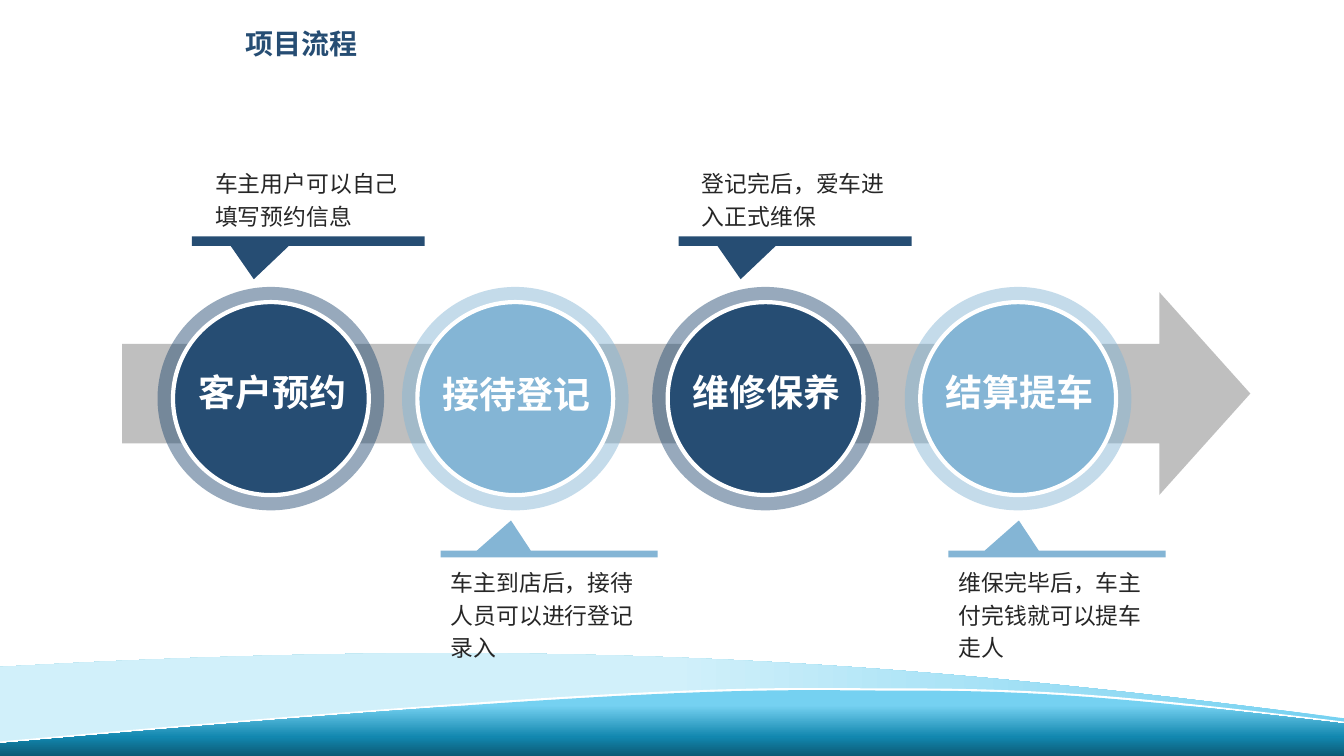
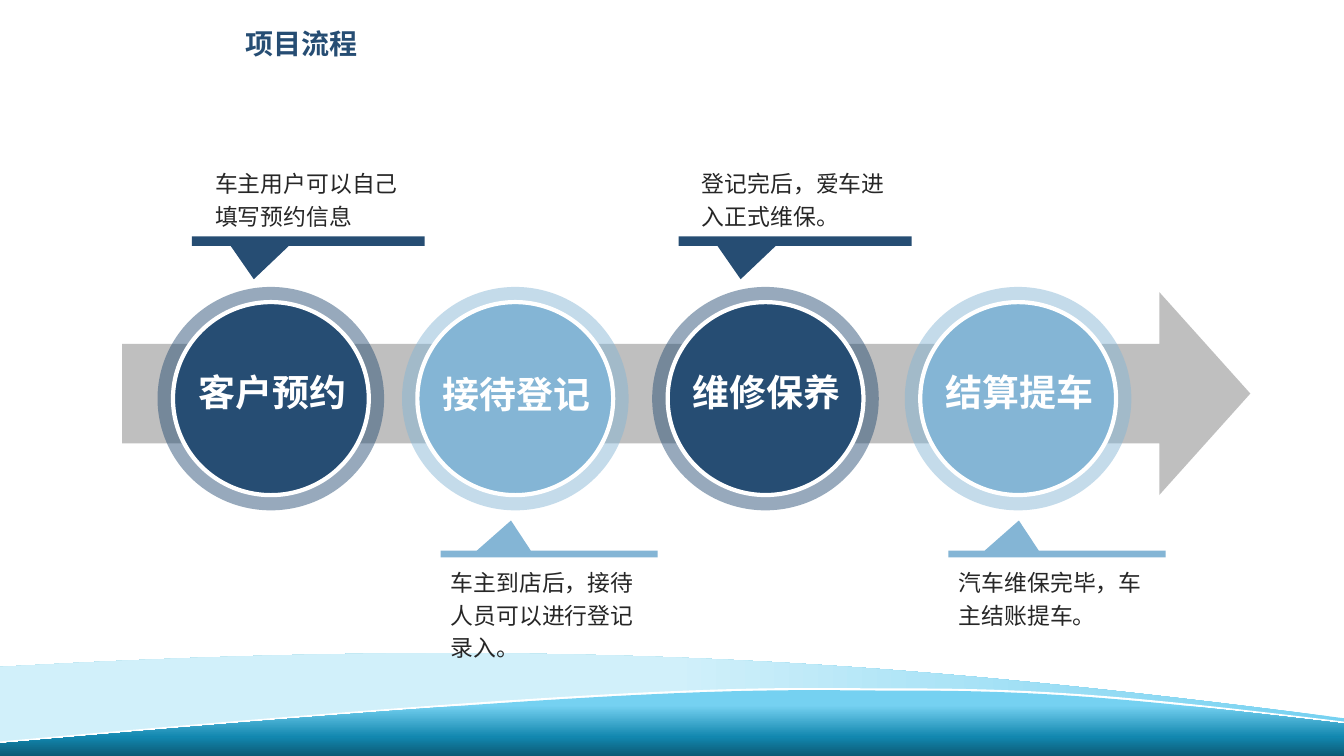
Before and after one commit to GZWgssmart/AutoPlatform, a slide deck: slide 14 of documents/创意科技-项目答辩.pptx. Drawn at 1344x756 pixels with LibreOffice and Linux fonts; fonts in the diff are those of the drawing; background and template pictures are left out. Boxes give left, top, right and bottom in pixels: in the first picture for what was removed or moved away, otherwise in the second. Text is boxed around its words. In the diff, an @@ line names an element or a change of style, - is before the commit and + after.

```diff
--- a/documents/创意科技-项目答辩.pptx
+++ b/documents/创意科技-项目答辩.pptx
@@ text at box(702, 173, 885, 227): text changed @@
-登记完后，爱车进入正式维保
+登记完后，爱车进入正式维保。
@@ text at box(451, 572, 634, 663): text changed @@
-车主到店后，接待人员可以进行登记录入
+车主到店后，接待人员可以进行登记录入。
@@ text at box(959, 572, 1142, 626): text changed @@
-维保完毕后，车主付完钱就可以提车走人
+汽车维保完毕，车主结账提车。
```
Also in this commit, not shown: 11 other slides changed, 3 slides added, 7 slides removed.
